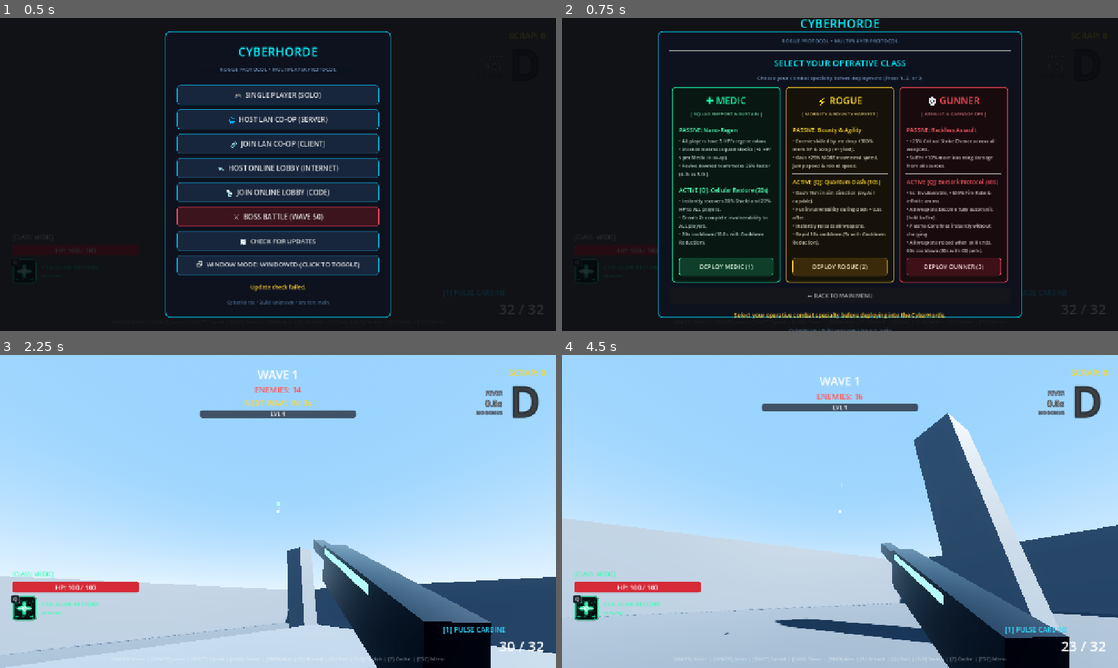
Above: before the commit, frames 1-4 (two rows, left to right).
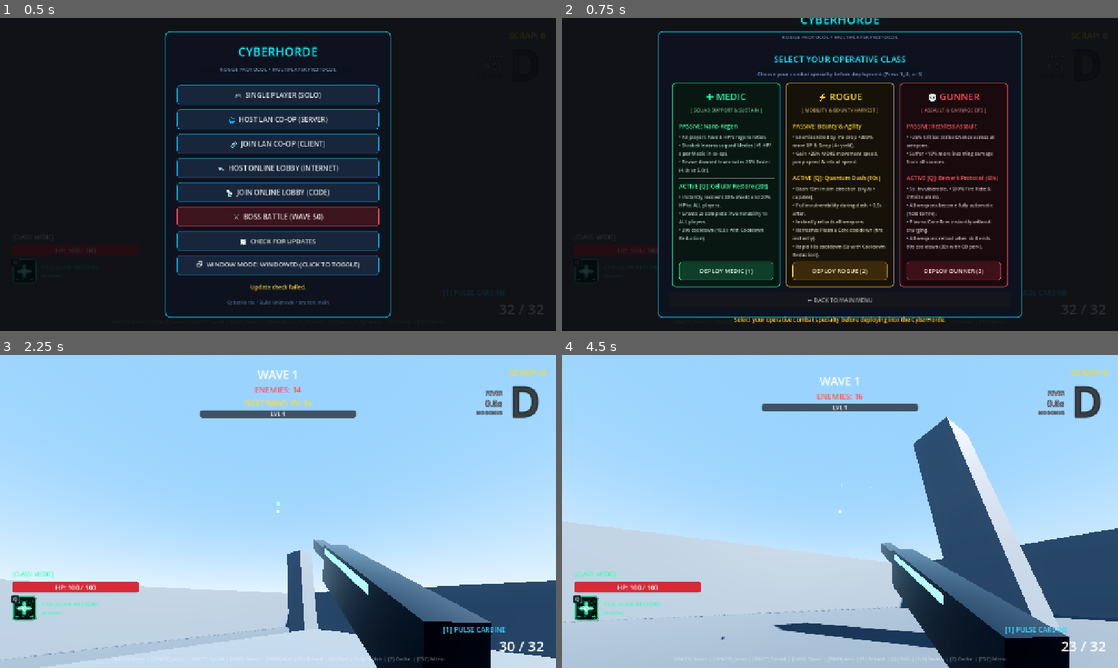
Above: after the commit, the same moments.

Repository: YuriSekaii/CyberHorde-FPS-Roguelike
Game: Godot game, scene res://scenes/main.tscn
The game is run twice, just before and just after one commit, with the same random seed, the same clock (stepped at 60 frames per second) and the same inputs.
Inputs (mouse positions are in pixels of both pictures, inside the frame that each line leads up to):
- Up to frame 1 (0.5 s): no input
- Up to frame 2 (0.75 s): click "🎮 SINGLE PLAYER (SOLO)" at 0.5 s
- Up to frame 3 (2.25 s): click "DEPLOY MEDIC (1)" at 1.25 s; tap Enter at 2 s; move the mouse to (305, 511) at 2.02 s; press the mouse at (305, 511) at 2.03 s; hold W (move_forward) from 2.03 s (still down)
- Up to frame 4 (4.5 s): keep holding W (move_forward); tap Space (jump) at 2.27, 2.57, 3.02, 3.32 s; move the mouse to (812, 511) at 2.77 s; release the mouse at (812, 511) at 2.78 s; right-click (812, 511) at 2.85 s; click (812, 511) at 3.05 s; move the mouse to (851, 505) at 3.52 s; hold E (interact) 3.53-4.28 s; click (851, 505) at 3.8 s; move the mouse to (834, 517) at 4.27 s; click (834, 517) at 4.35 s

Frame 1 is identical in both runs. In frame 2, 15% of the frame differs, in the area x 19-81%, y 0-100%; in frame 3, 1.3%; in frame 4, 2.0%.

Commit message:
balance: Rogue Quantum Dash refreshes Plasma Core (Slot 3) fire cooldown
Co-Authored-By: Claude Opus 5.5 <noreply@anthropic.com>

Diff:
--- a/scenes/ui/lobby_menu.tscn
+++ b/scenes/ui/lobby_menu.tscn
@@ -810,6 +810,7 @@
 text = "• Dash 15m in aim direction (sky/air capable).
 • Full invulnerability during dash + 0.5s after.
 • Instantly reloads all weapons.
+• Refreshes Plasma Core cooldown (fire instantly).
 • Rapid 10s cooldown (5s with Cooldown Reduction)."
 autowrap_mode = 2
 
--- a/scripts/player/player.gd
+++ b/scripts/player/player.gd
@@ -1180,6 +1180,9 @@
 		_cancel_charge()
 	for w in weapons:
 		w.current_ammo = w.max_ammo
+	# Refresh Slot 3 (Plasma Core) fire cooldown: can shoot immediately after dashing
+	if weapons.size() > 2:
+		weapons[2].cooldown = 0.0
 	for d in active_drones:
 		if is_instance_valid(d):
 			if d.assigned_weapon_idx >= 0 and d.assigned_weapon_idx < weapons.size():
Not shown, changed: README.md
